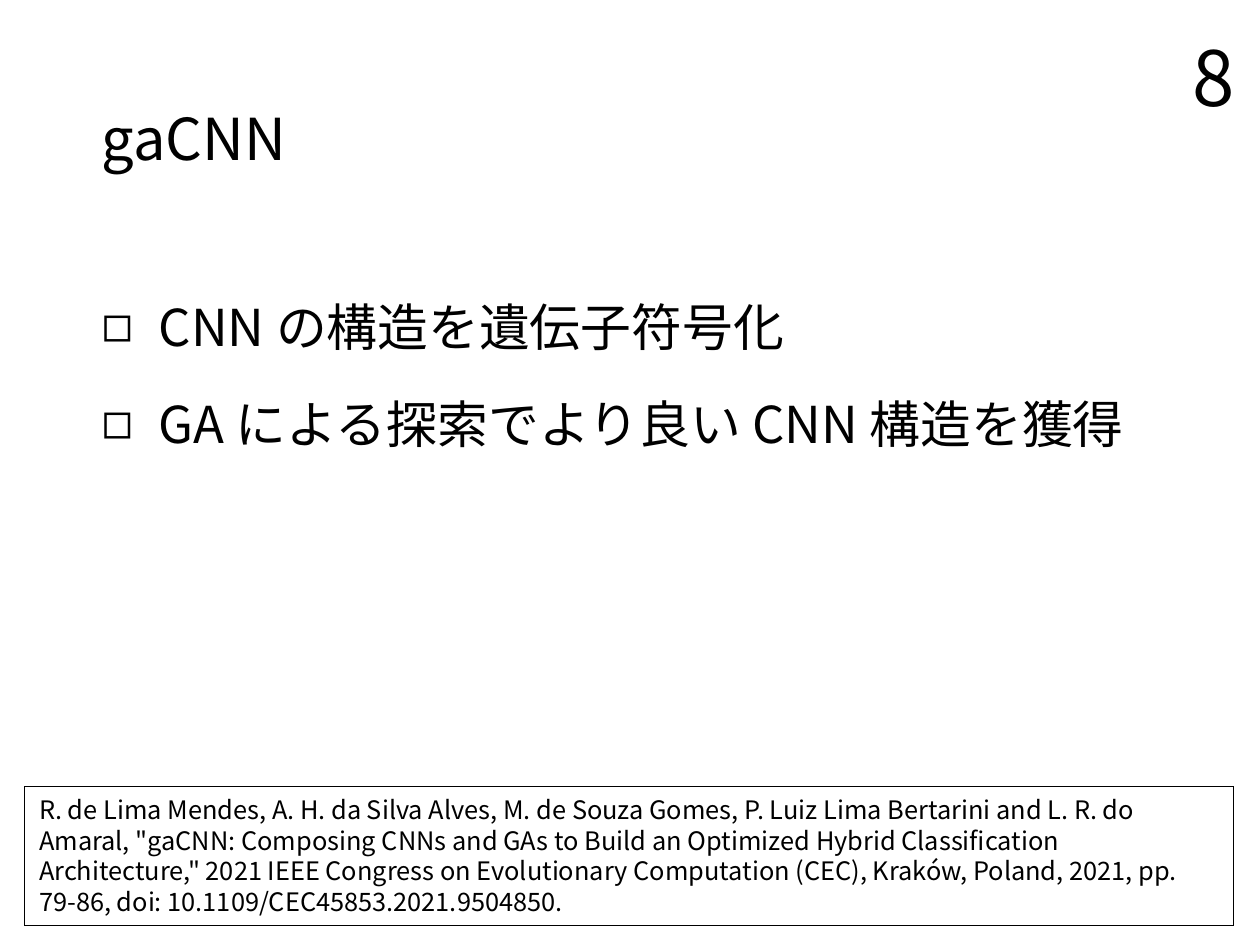
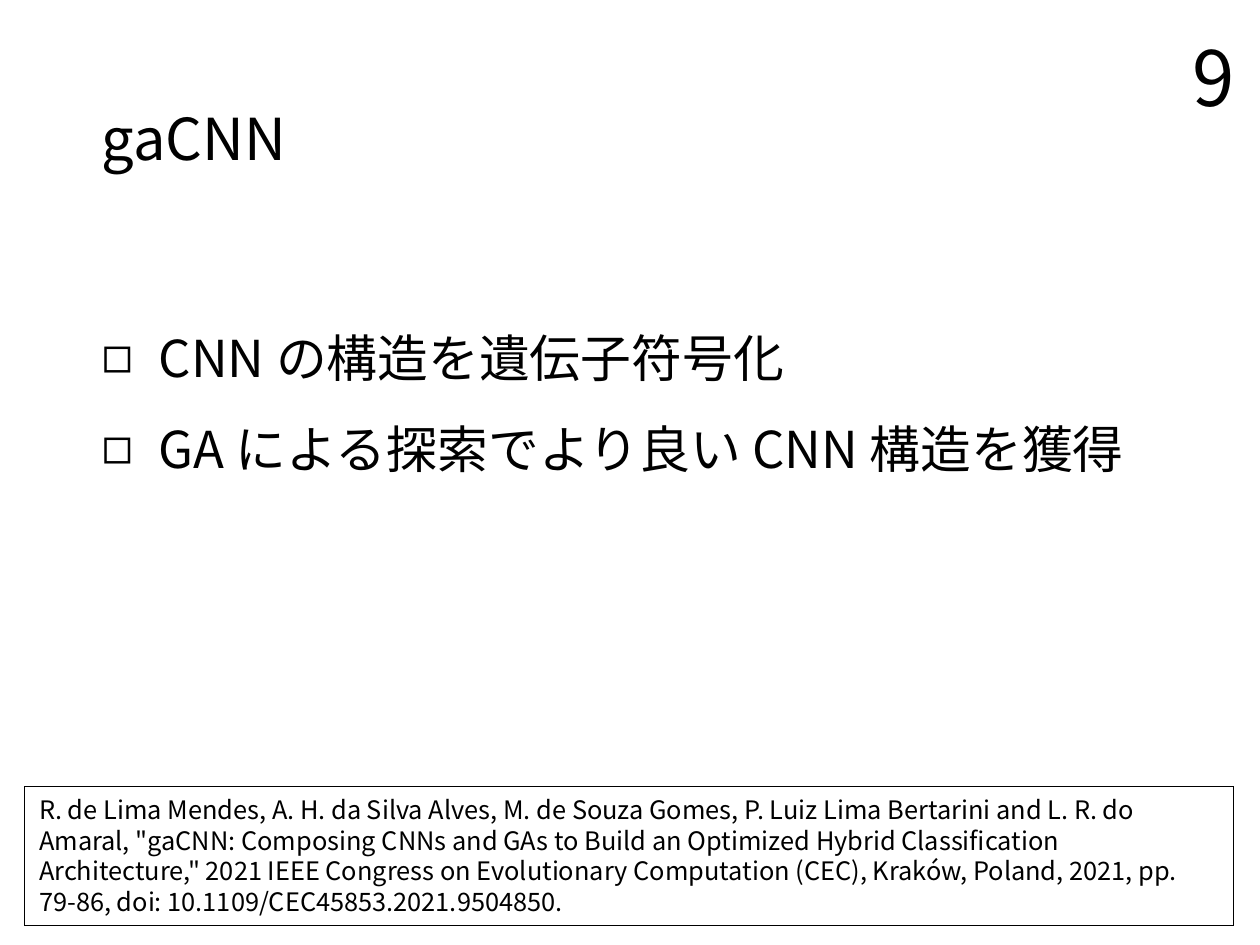
Before and after one commit to TairaTomotaka/kadai, a slide deck: slide 9 of prsn/20230124_prsn_taira.pptx (slide 8 before the commit). Drawn at 1260x945 pixels with LibreOffice and Linux fonts; fonts in the diff are those of the drawing. Boxes give left, top, right and bottom in pixels: in the first picture for what was removed or moved away, otherwise in the second. Text is boxed around its words. In the diff, an @@ line names an element or a change of style, - is before the commit and + after.

```diff
--- a/prsn/20230124_prsn_taira.pptx
+++ b/prsn/20230124_prsn_taira.pptx
@@ page number at (1192,49,1234,107): text changed @@
-8
+9
@@ text "CNN の構造を遺伝子符号化" at (159,334,1124,473): line spacing 1 to 1.5 @@
```
Also in this commit, not shown: 4 other slides changed.
